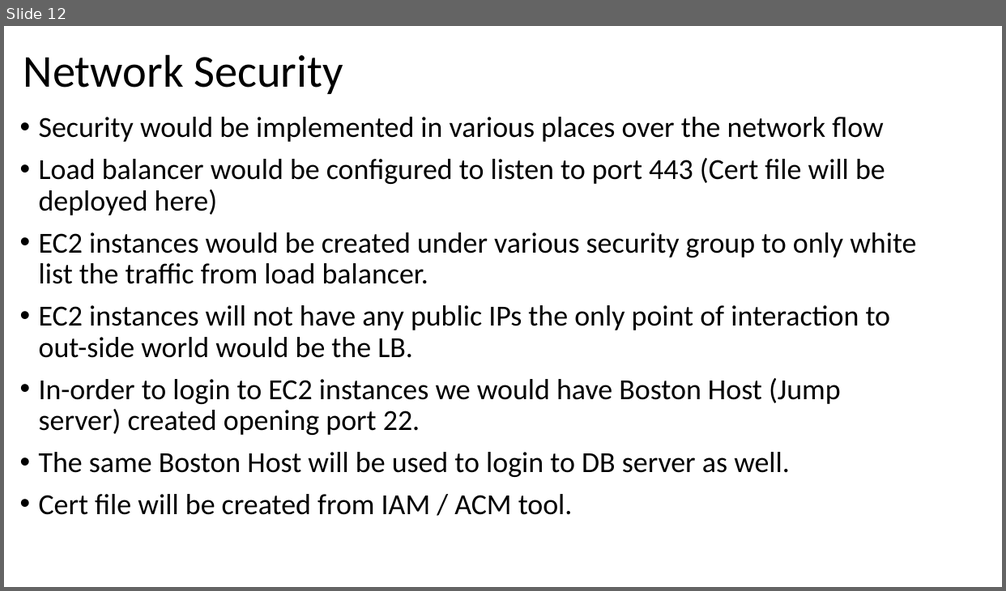
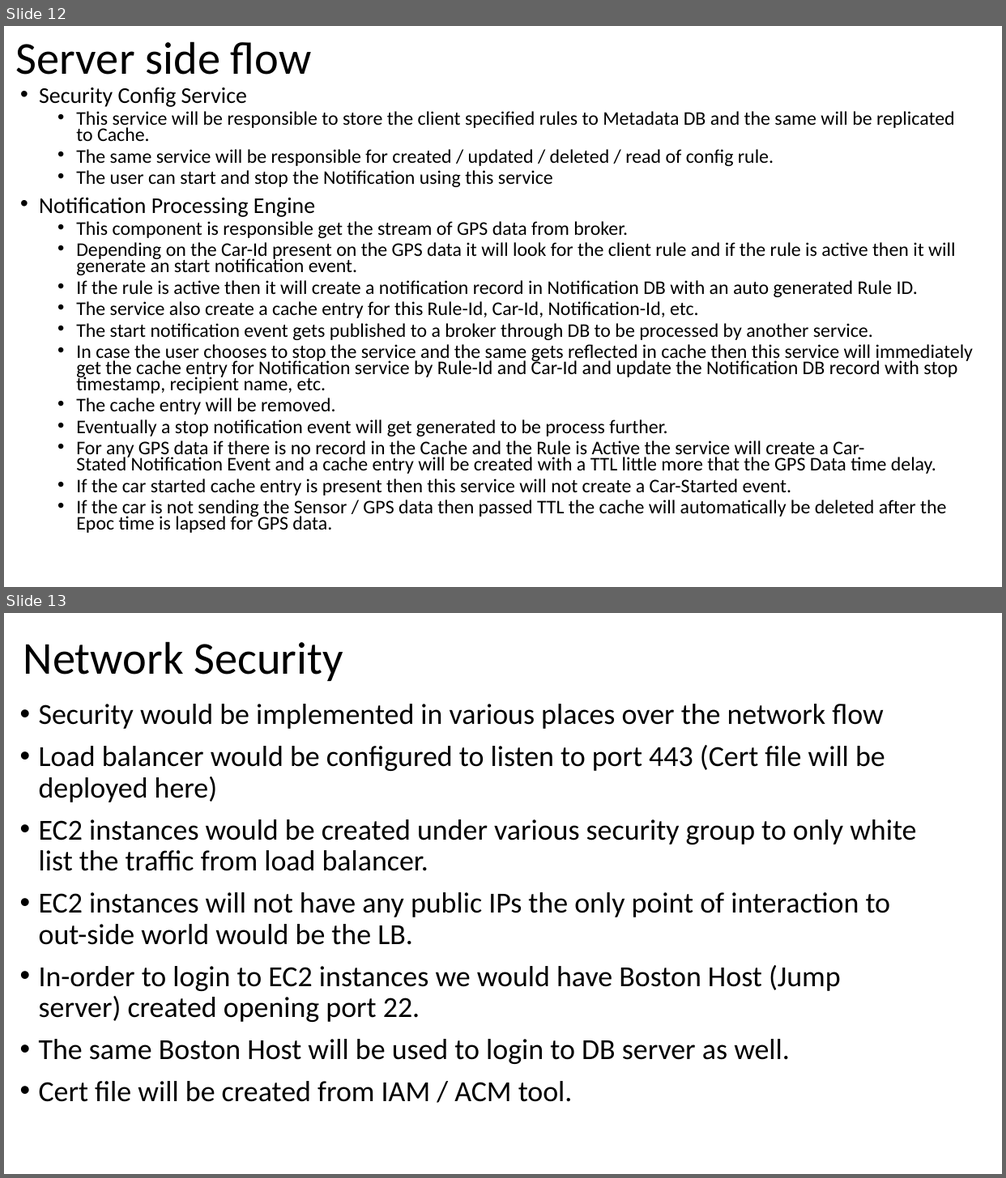
Before and after one commit to debashismohanty/crud, a slide deck: Presentation RMCH Unit.pptx. Shown one above the other, each under a label of ours: slide 12 before the commit, slides 12 and 13 after it. The pictures are 1006x591 and 1006x1178 pixels, drawn with LibreOffice and Linux fonts; fonts in the diff are those of the drawing. Boxes give left, top, right and bottom in pixels: in the first picture for what was removed or moved away, otherwise in the second. Text is boxed around its words. In the diff, an @@ line names an element or a change of style, - is before the commit and + after.

```diff
--- a/Presentation RMCH Unit.pptx
+++ b/Presentation RMCH Unit.pptx
@@ slide 12 added at <box>4,26,1002,587</box>, background #FFFFFF @@
@@ title added at <box>16,41,312,75</box>, 44 pt, text #000000 @@
+Server side flow
@@ text added at <box>39,87,973,533</box>, 18.6 pt, text #000000 @@
+• Security Config Service
+  • This service will be responsible to store the client specified rules to Metadata DB and the same will be replicated to Cache.
+  • The same service will be responsible for created / updated / deleted / read of config rule.
+  • The user can start and stop the Notification using this service
+• Notification Processing Engine
+  • This component is responsible get the stream of GPS data from broker.
+  • Depending on the Car-Id present on the GPS data it will look for the client rule and if the rule is active then it will generate an start notification event.
+  • If the rule is active then it will create a notification record in Notification DB with an auto generated Rule ID.
+  • The service also create a cache entry for this Rule-Id, Car-Id, Notification-Id, etc.
+  • The start notification event gets published to a broker through DB to be processed by another service.
+  • In case the user chooses to stop the service and the same gets reflected in cache then this service will immediately get the cache entry for Notification service by Rule-Id and Car-Id and update the Notification DB record with stop timestamp, recipient name, etc.
+  • The cache entry will be removed.
+  • Eventually a stop notification event will get generated to be process further.
+  • For any GPS data if there is no record in the Cache and the Rule is Active the service will create a Car-Stated Notification Event and a cache entry will be created with a TTL little more that the GPS Data time delay.
+  • If the car started cache entry is present then this service will not create a Car-Started event.
+  • If the car is not sending the Sensor / GPS data then passed TTL the cache will automatically be deleted after the Epoc time is lapsed for GPS data.
@@ what was slide 12 is now slide 13 @@
```
Also in this commit, not shown: 6 slides changed.
